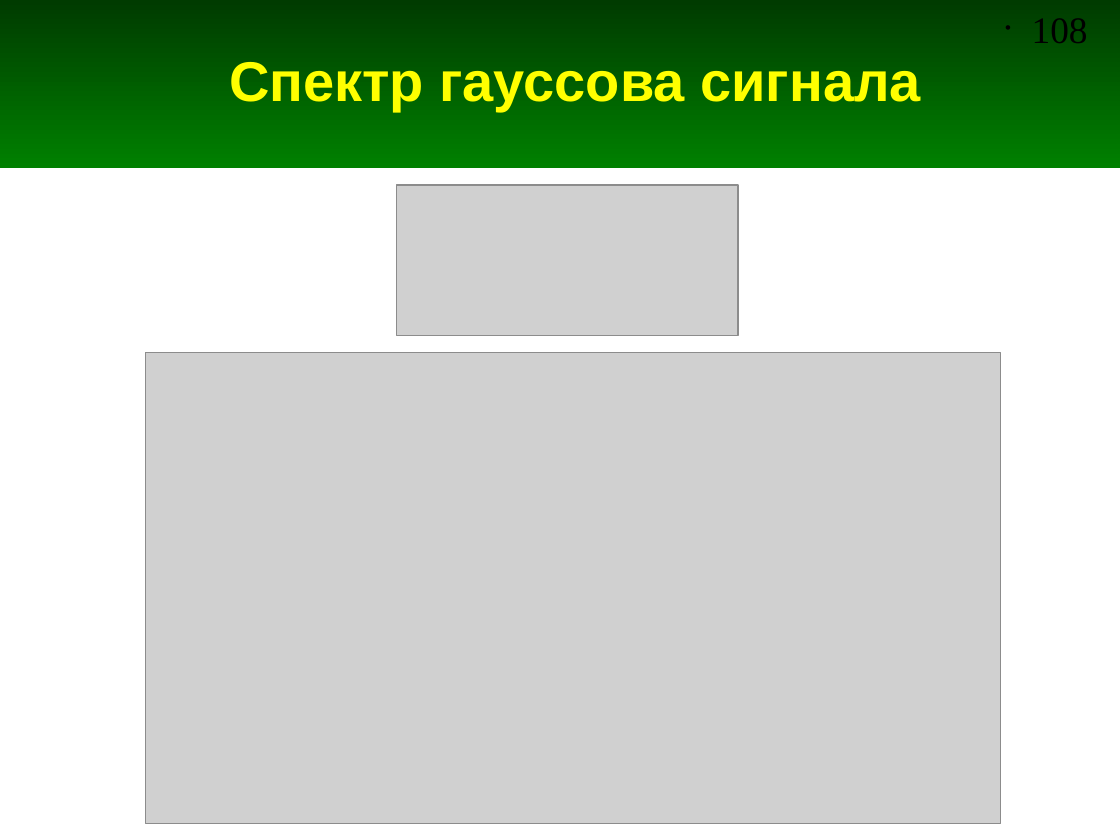
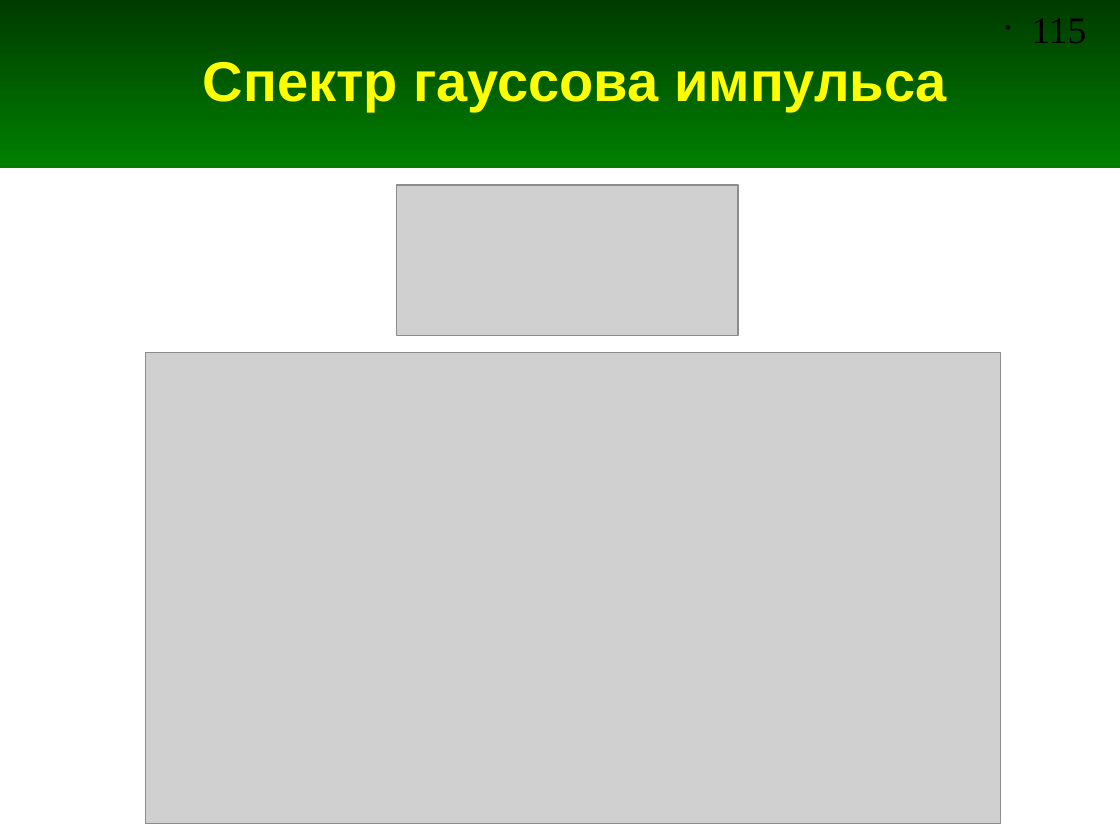
Before and after one commit to andris0147sv/modelling, a slide deck: slide 115 of presentations/2. FDTD.odp (slide 108 before the commit). Drawn at 1120x840 pixels with LibreOffice and Linux fonts; fonts in the diff are those of the drawing; grey boxes stand for pictures. Boxes give left, top, right and bottom in pixels: in the first picture for what was removed or moved away, otherwise in the second. Text is boxed around its words. In the diff, an @@ line names an element or a change of style, - is before the commit and + after.

Commit message:
Добавлены слады про синусоидалдьный сигнал и вейвлет Рикера

```diff
--- a/presentations/2. FDTD.odp
+++ b/presentations/2. FDTD.odp
@@ page number at (x1=1032, y1=18, x2=1087, y2=43): text changed @@
-• 108
+• 115
@@ title at (x1=203, y1=62, x2=947, y2=111): text changed @@
-Спектр гауссова сигнала
+Спектр гауссова импульса
```
Also in this commit, not shown: 4 other slides changed, 16 slides added.
